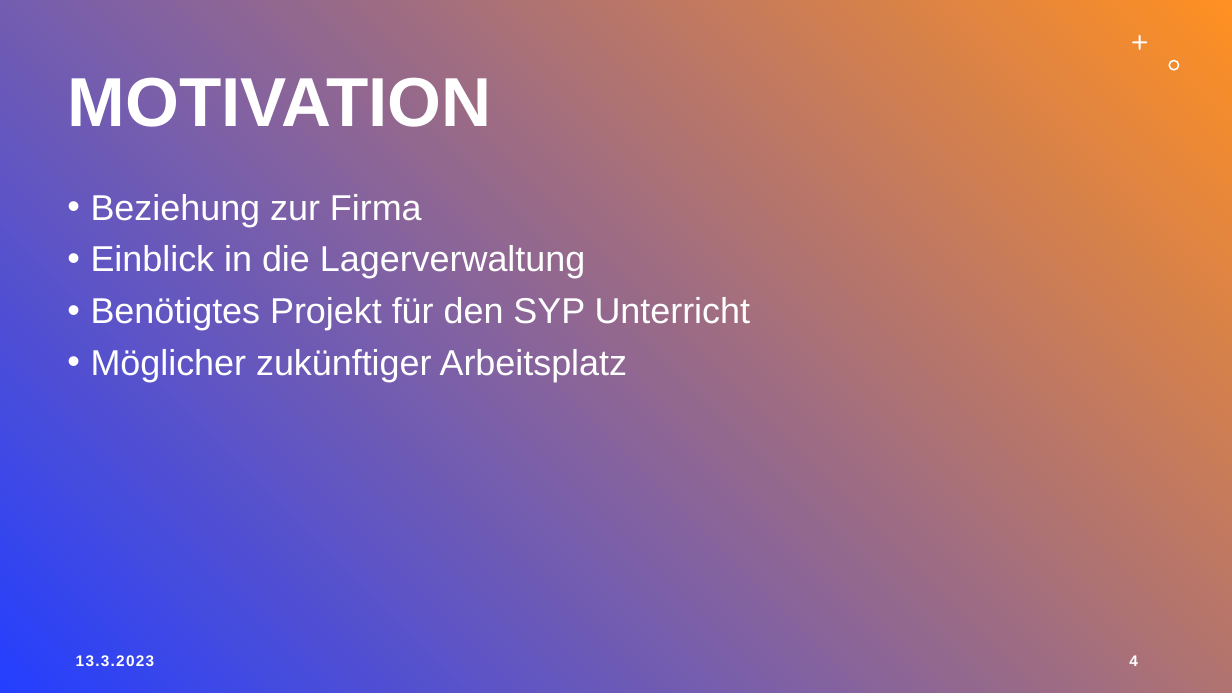
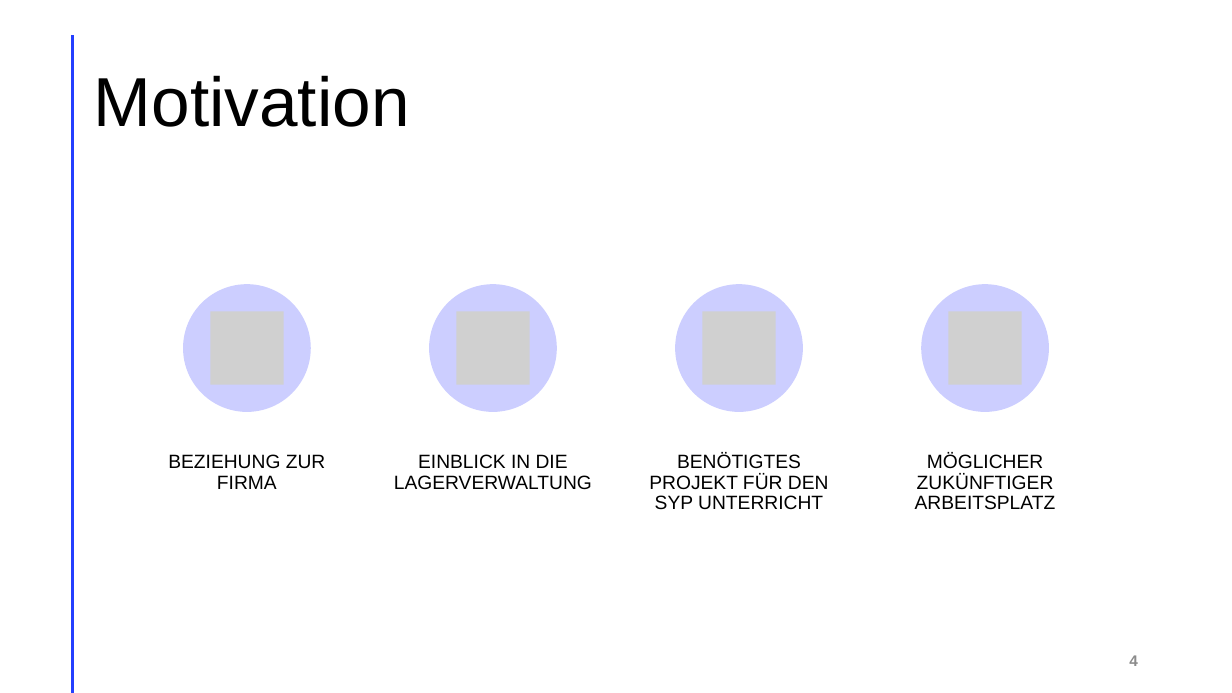
Before and after one commit to LegitesMax/multiflexlbkv, a slide deck: slide 4 of Präsentation/ProjectAward.pptx. Drawn at 1232x693 pixels with LibreOffice and Linux fonts; fonts in the diff are those of the drawing; grey boxes stand for pictures. Boxes give left, top, right and bottom in pixels: in the first picture for what was removed or moved away, otherwise in the second. Text is boxed around its words. In the diff, an @@ line names an element or a change of style, - is before the commit and + after.

```diff
--- a/Präsentation/ProjectAward.pptx
+++ b/Präsentation/ProjectAward.pptx
@@ background gradient #243FFF to #FF9022 to #FFFFFF @@
@@ line added from (72, 36) to (72, 692), #FF9022 2 pt @@
@@ freeform shape removed at (1132, 35, 1148, 51) @@
@@ title at (94, 75, 410, 127): text changed; text colour #FFFFFF to #000000; bold off @@
-MOTIVATION
+Motivation
@@ freeform shape removed at (1169, 60, 1180, 71) @@
@@ text removed at (91, 194, 751, 382) @@
-• Beziehung zur Firma
-• Einblick in die Lagerverwaltung
-• Benötigtes Projekt für den SYP Unterricht
-• Möglicher zukünftiger Arbeitsplatz
@@ group added at (168, 285, 1056, 510): 4 ellipses, 4 pictures, 4 texts @@
+BEZIEHUNG ZUR FIRMA
+EINBLICK IN DIE LAGERVERWALTUNG
+BENÖTIGTES PROJEKT FÜR DEN SYP UNTERRICHT
+MÖGLICHER ZUKÜNFTIGER ARBEITSPLATZ
@@ text removed at (76, 655, 154, 666) @@
-13.3.2023
@@ page number at (1129, 655, 1138, 666): text colour #FFFFFF to #8C8C8C; more space between paragraphs @@
```
Also in this commit, not shown: 8 other slides changed, 1 slide added, 1 slide removed, 3 other files.
